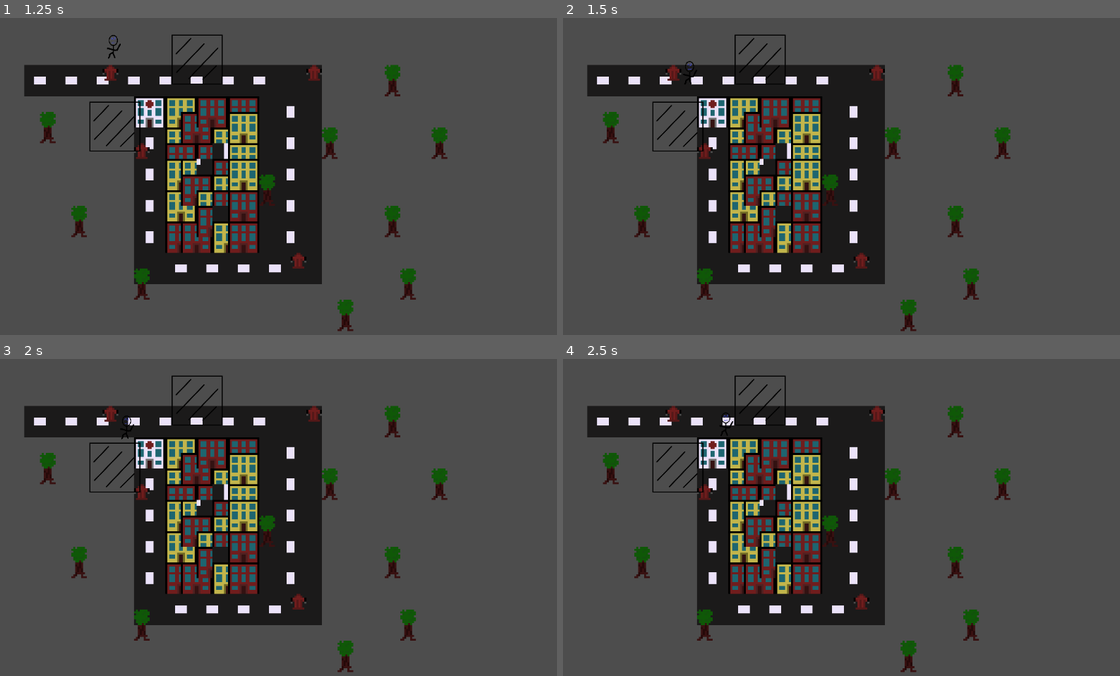
Above: before the commit, frames 1-4 (two rows, left to right).
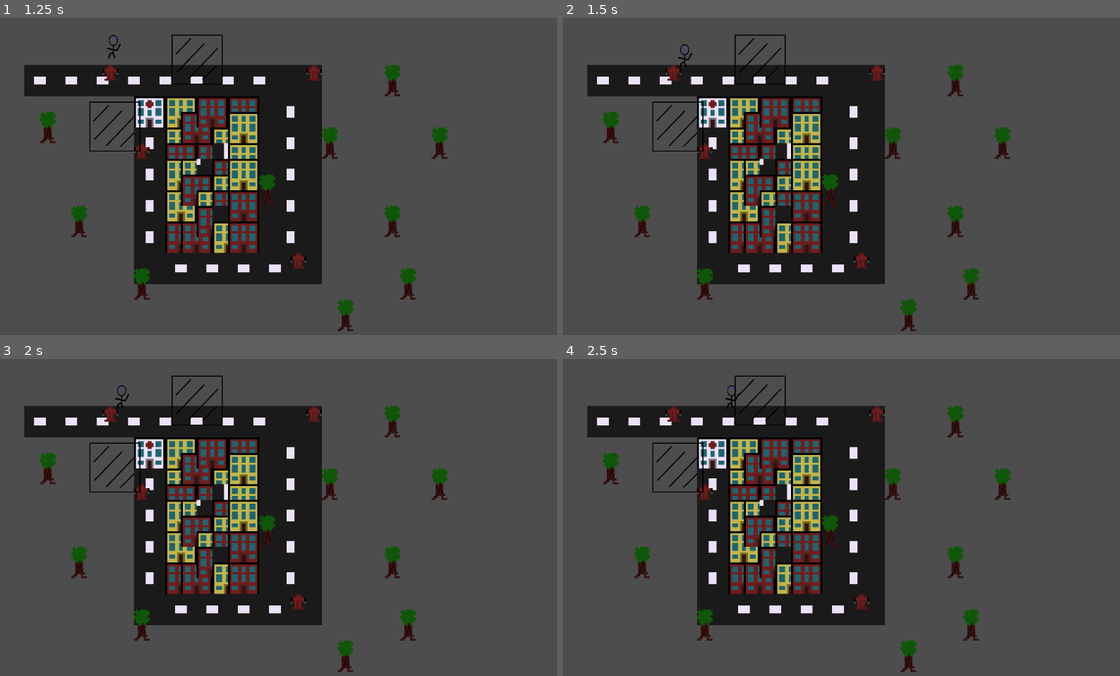
Above: after the commit, the same moments.

Repository: Lila-Kuhlt/Close-Encounters-of-the-Jeff-Kind
Game: Godot game, scene res://scenes/World.tscn
Same seed, same stepped clock (60 frames per second), same inputs: the game is played once before the commit and once after it.
Inputs:
- Up to frame 1 (1.25 s): tap Enter at 0.5 s; hold D (right) from 0.53 s (still down)
- Up to frame 2 (1.5 s): release D (right) at 1.28 s; hold S (down) from 1.28 s (still down)
- Up to frame 3 (2 s): keep holding S (down)
- Up to frame 4 (2.5 s): tap Space at 2 s; release S (down) at 2.03 s; hold D (right) from 2.03 s (still down)

Frame 1 is identical in both runs. In frame 2, less than 0.1% of the frame differs, in the area x 20-25%, y 8-21%; in frame 3, less than 0.1%; in frame 4, less than 0.1%, in the area x 28-32%, y 8-25%.

Commit message:
Make player hitbox more reasonable

Diff:
--- a/godot/scenes/Player.tscn
+++ b/godot/scenes/Player.tscn
@@ -3,16 +3,16 @@
 [ext_resource type="Texture2D" uid="uid://t85v8pe8v1st" path="res://assets/character.png" id="1_e6i8q"]
 [ext_resource type="Script" path="res://scenes/Player.gd" id="1_n0o0d"]
 
-[sub_resource type="CapsuleShape2D" id="CapsuleShape2D_qcgqc"]
-radius = 17.0
-height = 62.0
+[sub_resource type="RectangleShape2D" id="RectangleShape2D_6a55l"]
+size = Vector2(16, 16)
 
 [node name="Jeff" type="CharacterBody2D"]
 motion_mode = 1
 script = ExtResource("1_n0o0d")
 
 [node name="CollisionShape2D" type="CollisionShape2D" parent="."]
-shape = SubResource("CapsuleShape2D_qcgqc")
+position = Vector2(-3, 19)
+shape = SubResource("RectangleShape2D_6a55l")
 
 [node name="Character" type="Sprite2D" parent="."]
 position = Vector2(0, -1)
